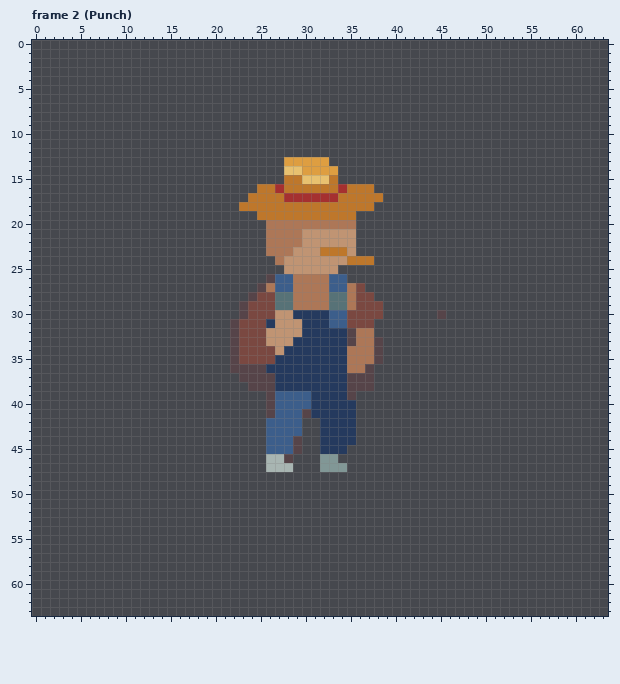
One commit to this pixel-art file: MagaraJam5/Assets/Sprites/Npc/Farmer/Farmer.aseprite. This is how it looked before the edit.
64x64 pixels, 21 frames. Shown: frame 2 (Punch). The commit also changed other frames, which this record leaves out.
And afterwards:
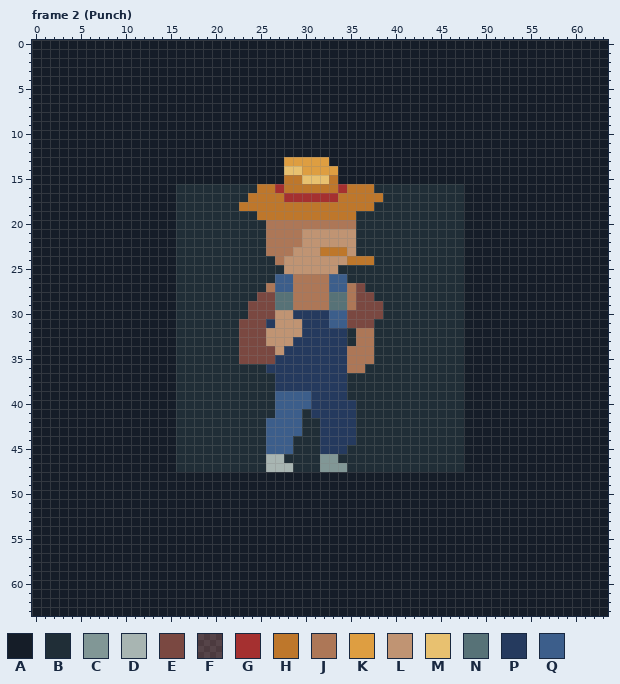
Palette (. is transparent): A #151d28  B #202e37  C #819796  D #a8b5b2  E #7a4841  F #a530302a  G #a53030  H #be772b  J #ad7757  K #de9e41  L #c09473  M #e8c170  N #577277  P #253a5e  Q #3c5e8b
Diff:
layer "Layer 1" now shown
layer "Layer 2" now hidden
Frame 2 (Punch):
The edit adds colour A in rows 0 to 12 at x 0 to 63; in row 13 at x 0 to 27 and 33 to 63; in rows 14 to 15 at x 0 to 27 and 34 to 63; in rows 16 to 47 at x 0 to 15 and 48 to 63; in rows 48 to 63 at x 0 to 63.
The edit adds colour B in row 16 at x 16 to 24 and 38 to 47; in row 17 at x 16 to 23 and 39 to 47; in row 18 at x 16 to 22 and 38 to 47; in row 19 at x 16 to 24 and 36 to 47; in rows 20 to 23 at x 16 to 25 and 36 to 47; in row 24 at x 16 to 26 and 38 to 47.
The edit adds colour B in row 25 at x 16 to 27 and 34 to 47; in row 26 at x 16 to 25 and 35 to 47; in row 27 at x 16 to 24 and 37 to 47; in row 28 at x 16 to 23 and 38 to 47; in row 29 at x 16 to 22 and 39 to 47; in row 30 at x 16 to 22, 39 to 44 and 46 to 47.
The edit adds colour B in rows 31 to 32 at x 16 to 21 and 38 to 47; in rows 33 to 35 at x 16 to 21 and 39 to 47; in row 36 at x 16 to 21 and 38 to 47; in row 37 at x 16 to 22 and 38 to 47; in row 38 at x 16 to 23 and 38 to 47; in rows 39 to 41 at x 16 to 25 and 36 to 47.
The edit adds colour B in rows 42 to 44 at x 16 to 25, 30 to 31 and 36 to 47; in row 45 at x 16 to 25, 30 to 31 and 35 to 47; in row 46 at x 16 to 25, 29 to 31 and 34 to 47; in row 47 at x 16 to 25, 29 to 31 and 35 to 47.
Colour F gives way to colour B in row 26 at x 26; in row 27 at x 25; in row 28 at x 24; in row 29 at x 23; in row 30 at x 23 and 45; in row 31 at x 22.
Colour F gives way to colour B in row 32 at x 22 and 35; in row 33 at x 22, 35 and 38; in rows 34 to 35 at x 22 and 38; in row 36 at x 22 to 25 and 37; in row 37 at x 23 to 26 and 35 to 37; in row 38 at x 24 to 26 and 35 to 37.
Colour F gives way to colour B in row 39 at x 26 and 35; in row 40 at x 26; in row 41 at x 26 and 30; in rows 44 to 45 at x 29; in row 46 at x 28.
Changed places in both pictures, as pixel boxes (x1, y1, x2, y2):
changed: (32, 40, 608, 616)
